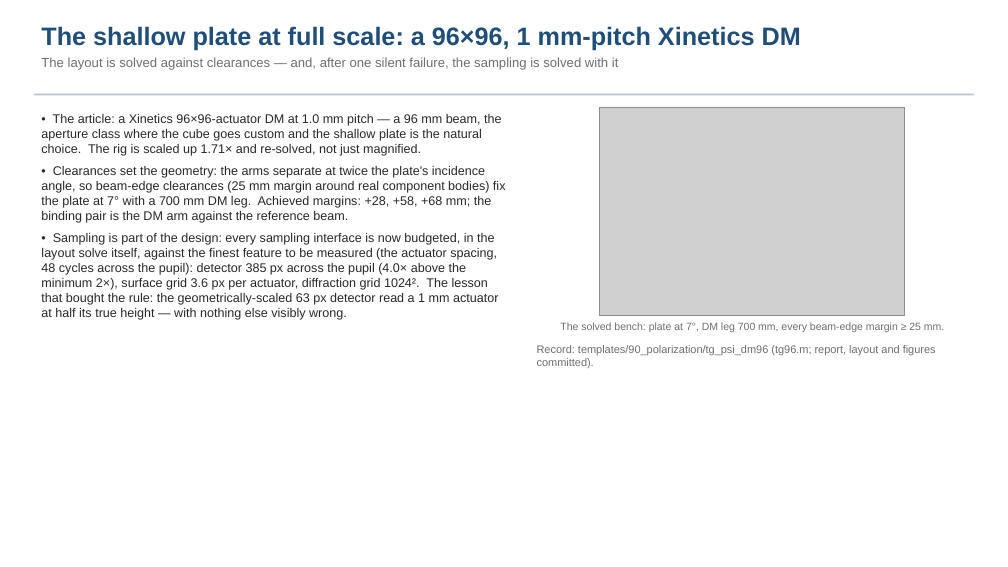
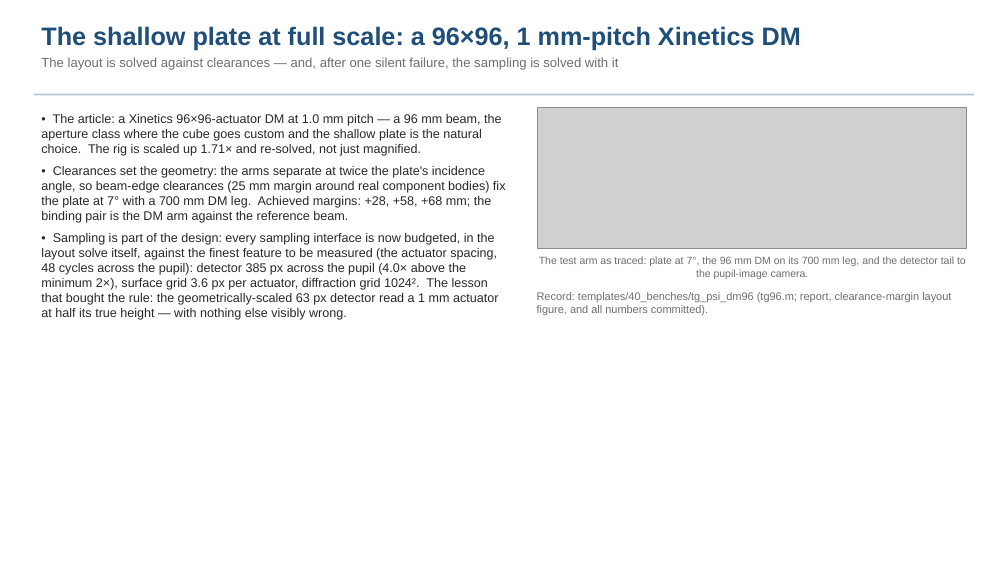
Before and after one commit to nasa-jpl/macos, a slide deck: slide 13 of demo_session/deck_tg_fang.pptx. Drawn at 1008x567 pixels with LibreOffice and Linux fonts; fonts in the diff are those of the drawing; grey boxes stand for pictures. Boxes give left, top, right and bottom in pixels: in the first picture for what was removed or moved away, otherwise in the second. Text is boxed around its words. In the diff, an @@ line names an element or a change of style, - is before the commit and + after.

```diff
--- a/demo_session/deck_tg_fang.pptx
+++ b/demo_session/deck_tg_fang.pptx
@@ picture: place and size @@
-picture at (600, 107, 905, 315)
+picture at (538, 107, 967, 249)
@@ text at (539, 256, 966, 279): text changed @@
-The solved bench: plate at 7°, DM leg 700 mm, every beam-edge margin ≥ 25 mm.
+The test arm as traced: plate at 7°, the 96 mm DM on its 700 mm leg, and the detector tail to the pupil-image camera.
@@ text at (537, 292, 951, 315): text changed @@
-Record: templates/90_polarization/tg_psi_dm96 (tg96.m; report, layout and figures committed).
+Record: templates/40_benches/tg_psi_dm96 (tg96.m; report, clearance-margin layout figure, and all numbers committed).
```
Also in this commit, not shown: 1 other slide changed, 1 slide added, 9 other files.
